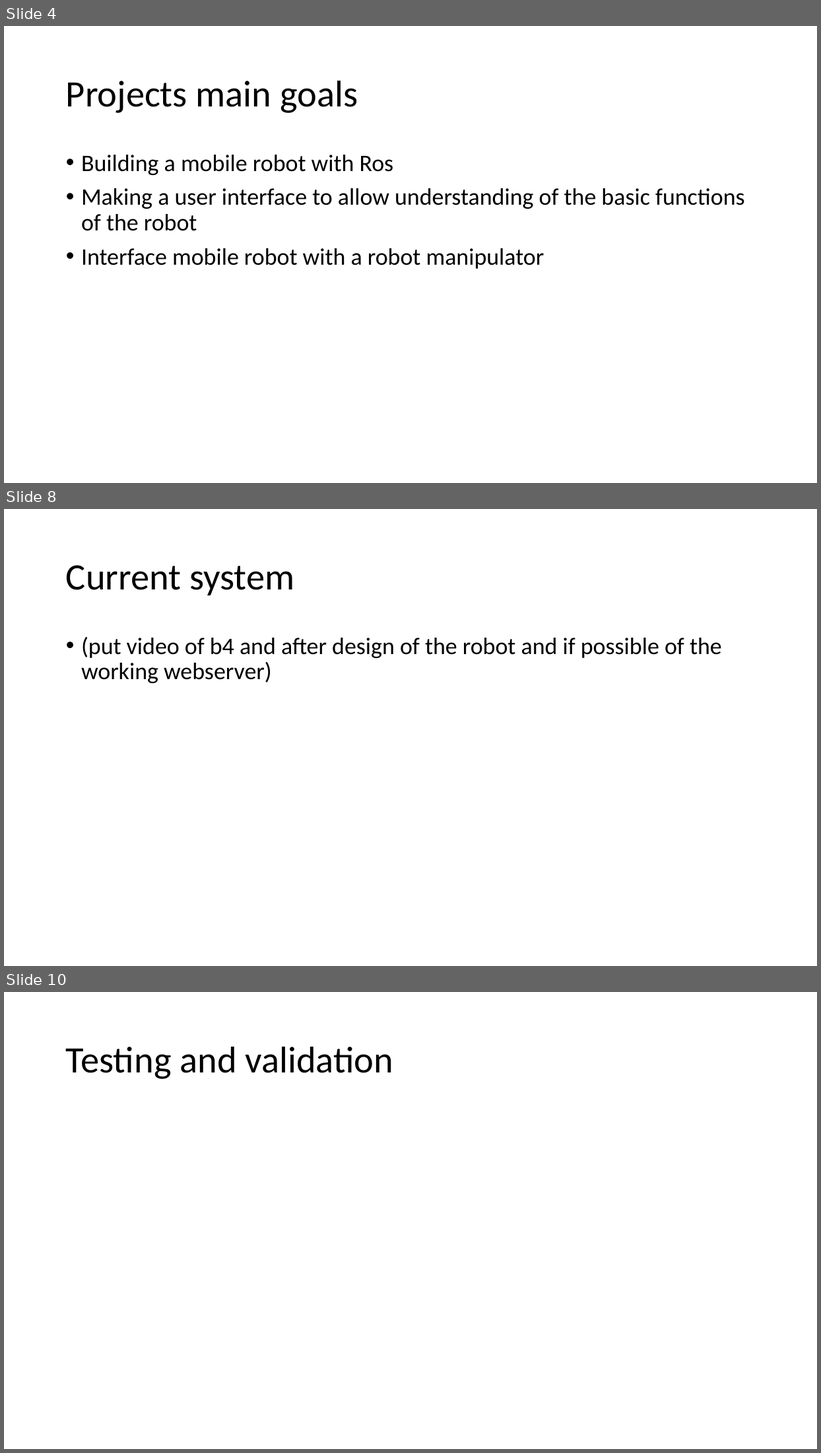
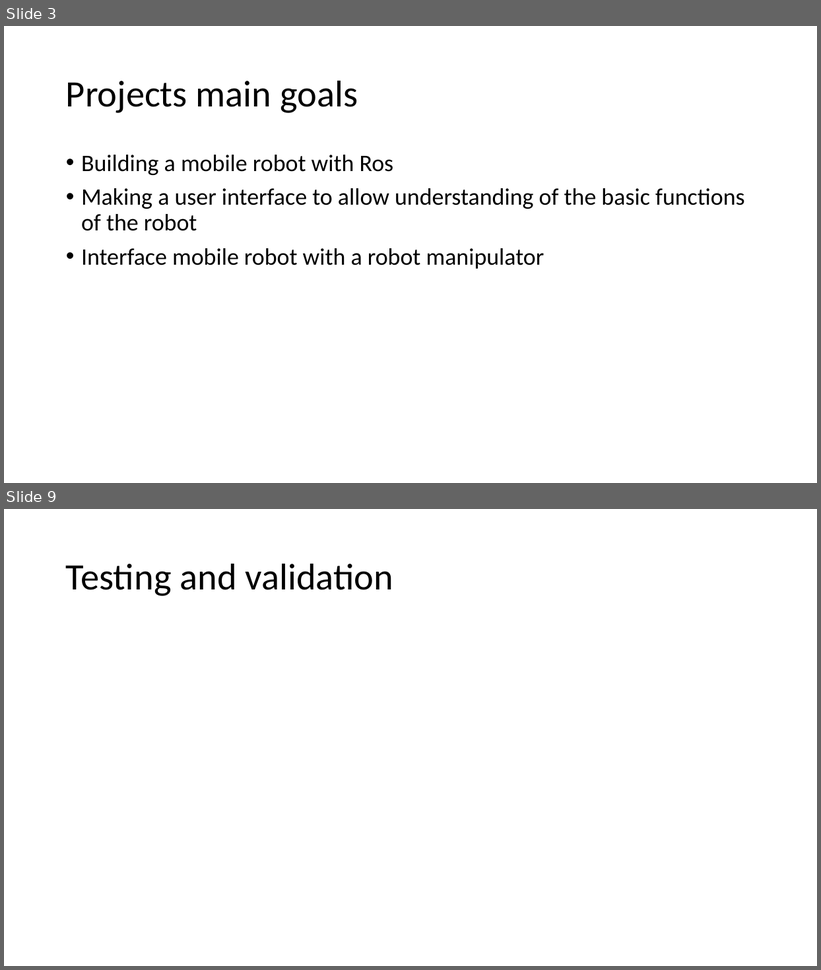
Before and after one commit to MarlonG21/MobileRobotRos_finalYearProject, a slide deck: MajorProject/majorProjectPresentation.pptx. Shown one above the other, each under a label of ours: slides 4, 8 and 10 before the commit, slides 3 and 9 after it; the slides between them are not shown. The pictures are 821x1453 and 821x970 pixels, drawn with LibreOffice and Linux fonts; fonts in the diff are those of the drawing. Boxes give left, top, right and bottom in pixels: in the first picture for what was removed or moved away, otherwise in the second. Text is boxed around its words. In the diff, an @@ line names an element or a change of style, - is before the commit and + after.

Commit message:
added pictures of initial and current design-edited presentation

```diff
--- a/MajorProject/majorProjectPresentation.pptx
+++ b/MajorProject/majorProjectPresentation.pptx
@@ slide 8 removed at box(4, 509, 817, 966), background #FFFFFF @@
@@ title removed at box(66, 565, 294, 595) @@
-Current system
@@ text removed at box(81, 637, 722, 683) @@
-• (put video of b4 and after design of the robot and if possible of the working webserver)
@@ what was slide 4 is now slide 3 @@
@@ what was slide 10 is now slide 9 @@
```
Also in this commit, not shown: 5 slides changed, 2 slides added, 2 other slides removed, 16 other files.
